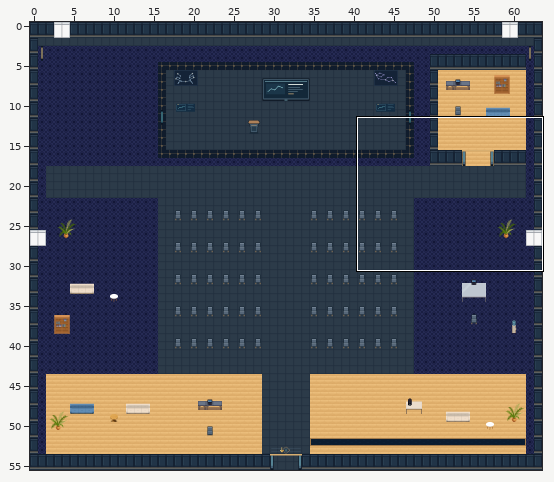
Tiled map (JSON), stored at maps/preview/lunar-hall.tmj. The first picture is a wide view before the edit; the outline marks the close-up.
Close-up. The starting point:
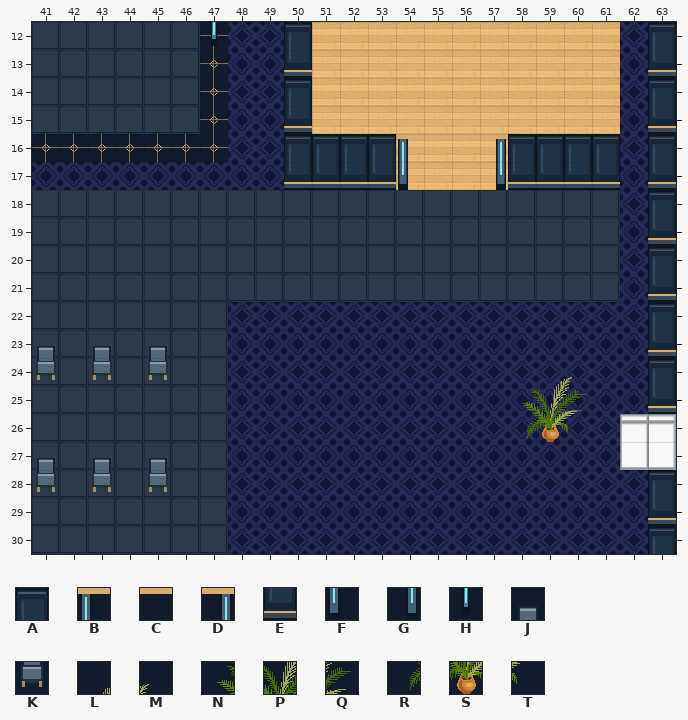
Cells are 32x32 px. Shown: x 41..63, y 12..30. The commit also changed other parts of the map, which this record leaves out.
Key: from "art-0": A 0, B 1, C 2, D 4, E 16, F 17, G 20, H 29, J 270, K 286; from "art-7": L 61, M 62, N 72, P 73, Q 74, R 84, S 85, T 86.
_ is an empty cell, # one hidden under a higher layer.
Layers that did not change in this view are not listed.
Layer "scenery-belowAvatar-0" before, first column x 41:
12 _________#____________#
13 _________#____________#
14 _________#____________#
15 _________#____________#
16 ______________________#
17 ______________________#
18 ______________________#
19 ______________________#
20 ______________________#
21 ______________________#
22 ______________________#
23 J_J_J_________________#
24 K_K_K_________________#
25 ______________________#
26 ______________________#
27 J_J_J_________________#
28 K_K_K_________________#
29 ______________________#
30 ______________________#
Layer "scenery-aboveAvatar-0" before, first column x 41:
12 ______H__A____________A
13 _________E____________E
14 _________A____________A
15 _________E____________E
16 _________AAAABCCDAAAA_A
17 _________EEEEF__GEEEE_E
18 ______________________A
19 ______________________E
20 ______________________A
21 ______________________E
22 ______________________A
23 ______________________E
24 __________________LM__A
25 _________________NPQ__E
26 _________________RST__#
27 ______________________#
28 ______________________A
29 ______________________E
30 ______________________A
The same view after the edit:
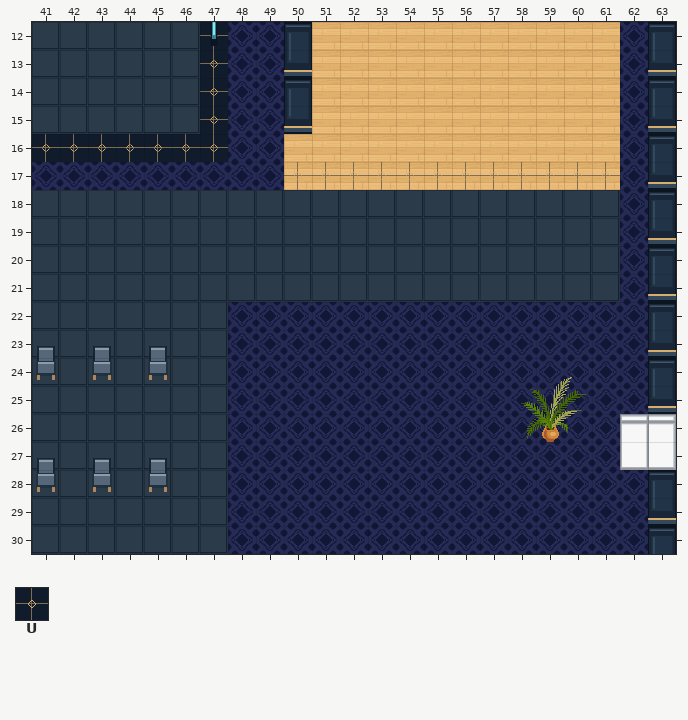
Further tiles: from "art-0": U 15.
The exact change:
Changed rows in their new state; . is an unchanged cell.
Layer "scenery-belowAvatar-0":
first column x 50:
17 UUUUUUUUUUUU
Layer "scenery-aboveAvatar-0" (removed):
first column x 50:
16 _____.._____
17 _____.._____
Pixel boxes of the changes (left, top, right, bottom) in both close-ups:
changed: (284, 134, 620, 190)
